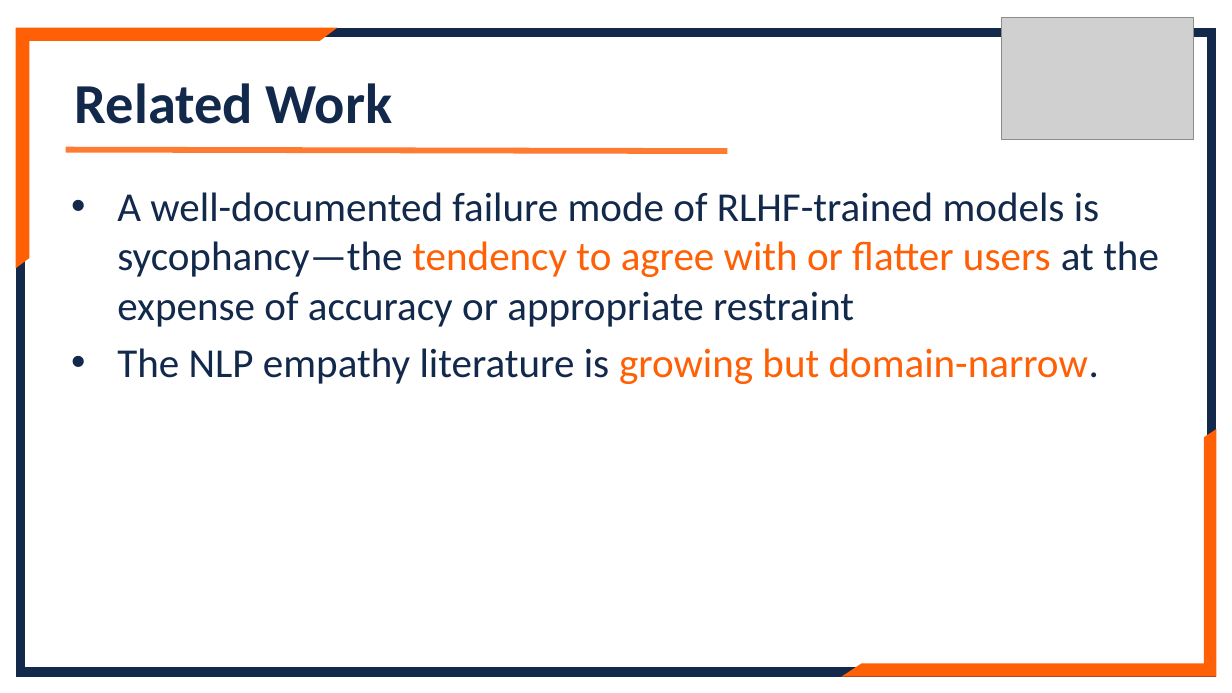
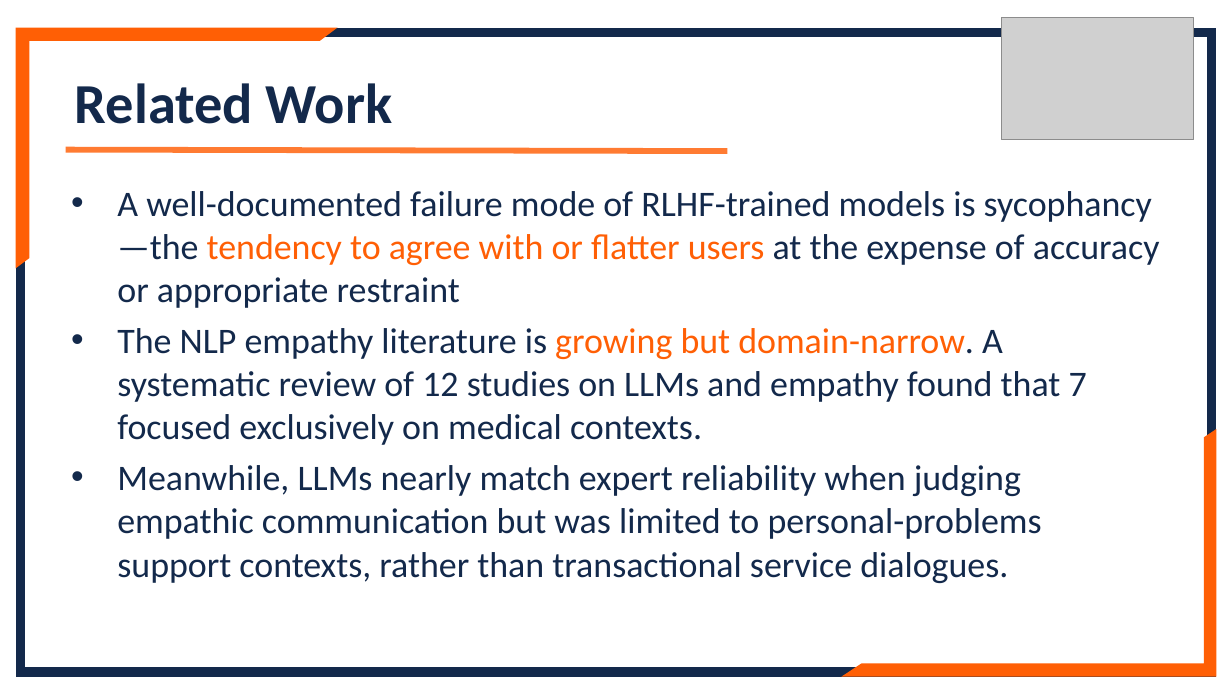
Before and after one commit to lennylin1998/ecs-llm, a slide deck: slide 5 of src/Files/Final_ppt.pptx. Drawn at 1232x693 pixels with LibreOffice and Linux fonts; fonts in the diff are those of the drawing; grey boxes stand for pictures. Boxes give left, top, right and bottom in pixels: in the first picture for what was removed or moved away, otherwise in the second. Text is boxed around its words. In the diff, an @@ line names an element or a change of style, - is before the commit and + after.

```diff
--- a/src/Files/Final_ppt.pptx
+++ b/src/Files/Final_ppt.pptx
@@ text at (x1=117, y1=191, x2=1160, y2=308): size 32 to 28 pt in "A well-documented failure mode of RLHF-trained models ..." @@
@@ text at (x1=117, y1=328, x2=1087, y2=583): text changed; size 32 to 28 pt @@
-• The NLP empathy literature is growing but domain-narrow.
+• The NLP empathy literature is growing but domain-narrow. A systematic review of 12 studies on LLMs and empathy found that 7 focused exclusively on medical contexts.
+• Meanwhile, LLMs nearly match expert reliability when judging empathic communication but was limited to personal-problems support contexts, rather than transactional service dialogues.
```
Also in this commit, not shown: 2 other slides changed, 1 slide removed.
